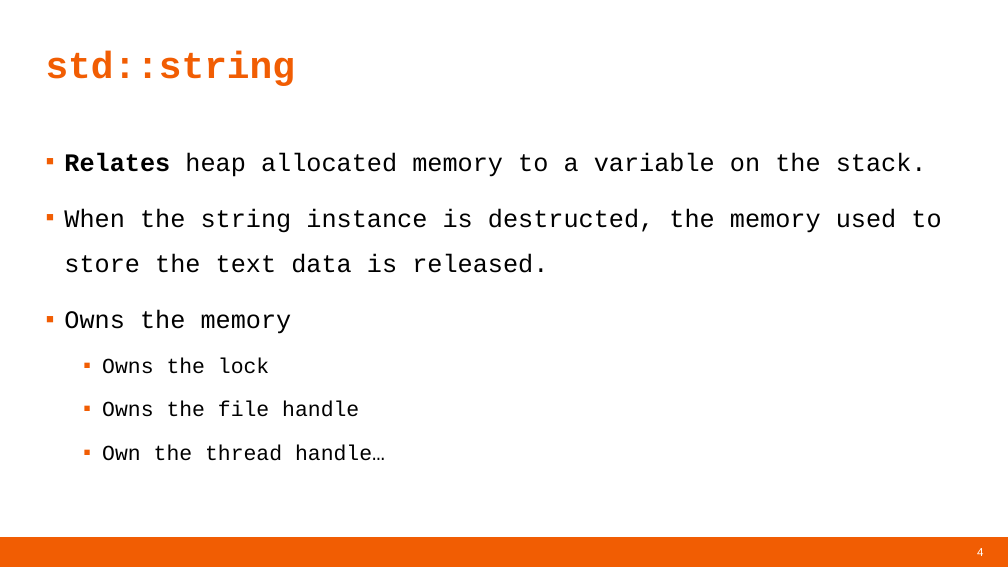
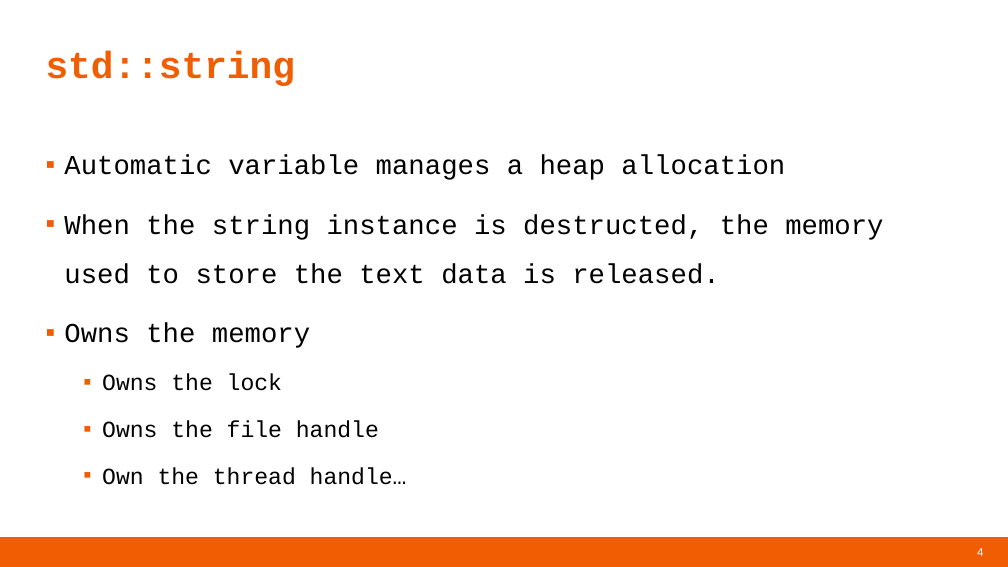
Before and after one commit to williamnagels/cpptraining, a slide deck: slide 4 of slides/2.reference_semantics.pptx. Drawn at 1008x567 pixels with LibreOffice and Linux fonts; fonts in the diff are those of the drawing; background and template pictures are left out. Boxes give left, top, right and bottom in pixels: in the first picture for what was removed or moved away, otherwise in the second. Text is boxed around its words. In the diff, an @@ line names an element or a change of style, - is before the commit and + after.

```diff
--- a/slides/2.reference_semantics.pptx
+++ b/slides/2.reference_semantics.pptx
@@ text at [64,155,785,180]: text changed; size 24.1 to 26 pt @@
-▪ Relates heap allocated memory to a variable on the stack.
+▪ Automatic variable manages a heap allocation
@@ text at [64,215,883,485]: size 24.1 to 26 pt in "When the string instance is destructed, the ...", "Owns the memory"; size 20.4 to 22 pt in "Owns the lock", "Owns the file handle", "Own the thread handle…" @@
```
Also in this commit, not shown: 3 other slides changed.
